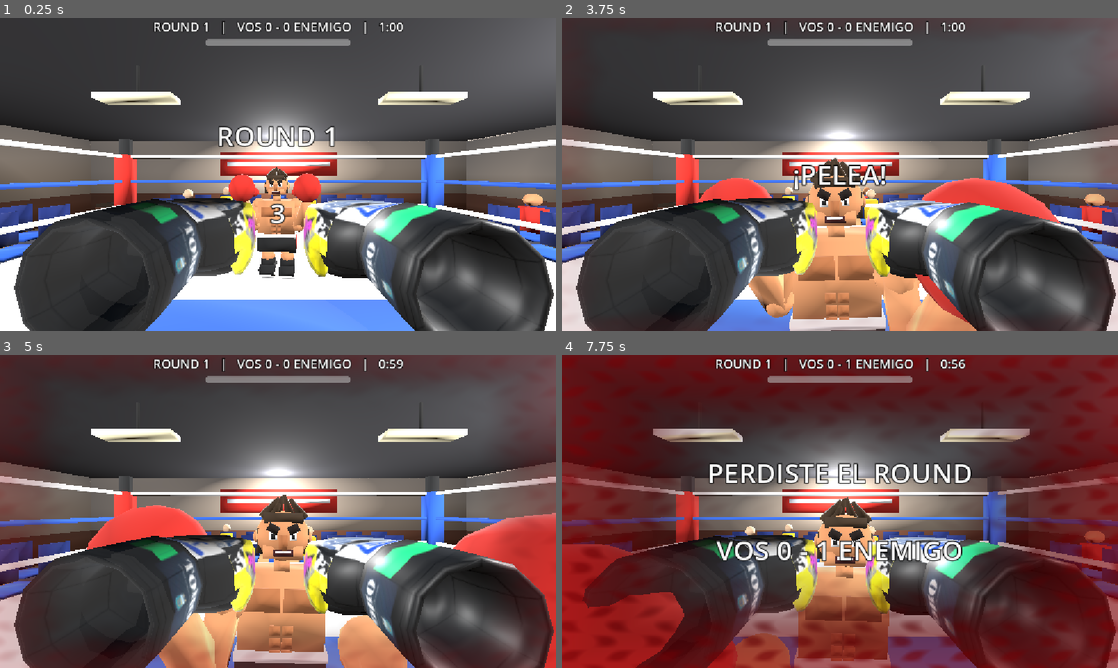
Above: before the commit, frames 1-4 (two rows, left to right).
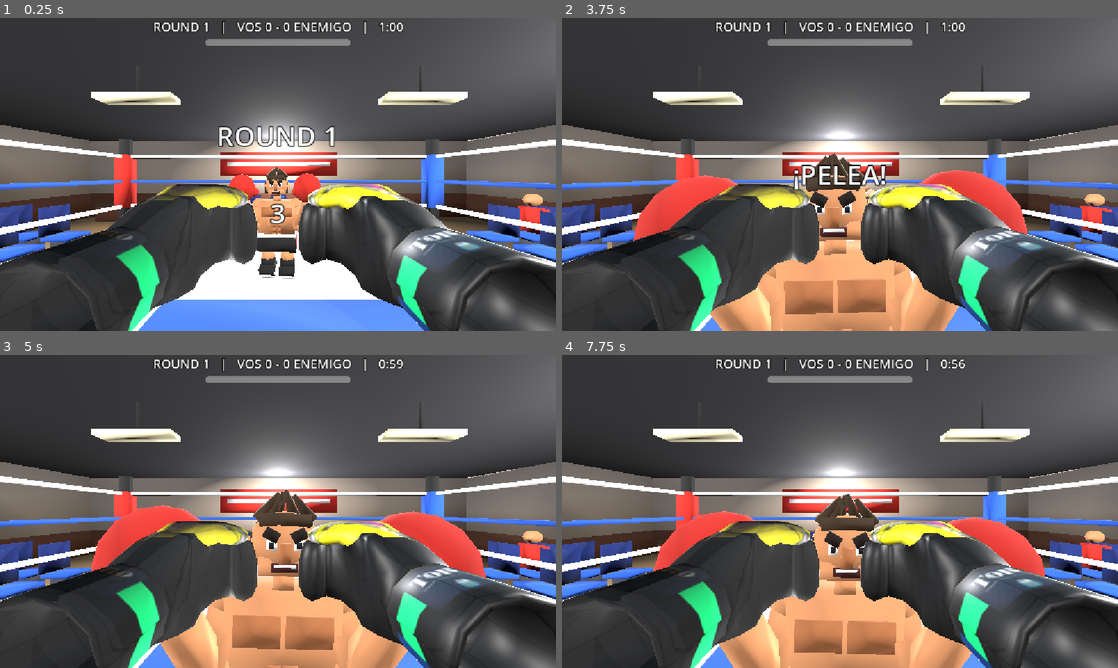
Above: after the commit, the same moments.

Repository: Rodimir909/JUEGO-VR
Game: Godot game, scene res://escenario_2.tscn
Two runs of this game, one before a commit and one after it. Both use one fixed random seed, a clock stepped at 60 frames per second and the inputs below. The project has no main scene, so this scene is started directly.
Inputs (mouse positions are in pixels of both pictures, inside the frame that each line leads up to):
- Up to frame 1 (0.25 s): no input
- Up to frame 2 (3.75 s): tap Enter at 0.5 s; move the mouse to (962, 158) at 0.52 s; hold D (move_right) 0.53-1.28 s; hold E (block) 0.53-1.28 s; click (962, 158) at 0.67 s; move the mouse to (728, 190) at 1.27 s; hold S (move_back) 1.28-2.03 s; tap E (block) at 1.35, 3.05 s; move the mouse to (895, 105) at 2.02 s; hold D (move_right) 2.03-2.78 s; hold E (block) 2.03-2.78 s; click (895, 105) at 2.1 s; move the mouse to (812, 237) at 2.77 s; hold W (move_forward) 2.78-3.53 s; right-click (812, 237) at 2.85 s; click (812, 237) at 2.92 s; move the mouse to (1006, 221) at 3.52 s; hold A (move_left) from 3.53 s (still down); hold E (block) from 3.53 s (still down); tap R at 3.6 s
- Up to frame 3 (5 s): keep holding A (move_left); move the mouse to (111, 464) at 4.27 s; release E (block) at 4.28 s; tap E (block) at 4.35 s
- Up to frame 4 (7.75 s): move the mouse to (867, 511) at 5.02 s; release A (move_left) at 5.03 s; hold S (move_back) 5.03-5.78 s; hold E (block) 5.03-5.78 s; click (867, 511) at 5.17 s; move the mouse to (756, 433) at 5.77 s; hold D (move_right) 5.78-6.53 s; click (756, 433) at 5.85 s; tap E (block) at 6.05, 7.55 s; move the mouse to (962, 495) at 6.52 s; hold W (move_forward) 6.53-7.28 s; hold E (block) 6.53-7.28 s; right-click (962, 495) at 6.6 s; move the mouse to (728, 527) at 7.27 s; hold D (move_right) from 7.28 s (still down); tap R at 7.35 s; click (728, 527) at 7.42 s

The runs differ from the first frame. In frame 1, 18% of the frame differs, in the area x 0-100%, y 53-100%; in frame 2, 27%; in frame 3, 35%; in frame 4, 79%, in the area x 0-100%, y 0-100%.

Commit message:
ad

Diff:
--- a/player/player.gd
+++ b/player/player.gd
@@ -3,6 +3,7 @@
 # =====================================================================
 # Jugador en PRIMERA PERSONA controlado por webcam (MediaPipe via UDP)
 #   - Brazos   -> guantes + FUERZA de cada piña (velocidad del guante)
+#   - Manos    -> la ROTACION de tu mano rota el guante (podes inspeccionarlo de todos lados)
 #   - Cabeza   -> rotacion de camara + esquivar/agacharse
 #   - Guardia  -> manos en la cara = invulnerable a golpes
 #   - Pausa    -> mano arriba ~1 s = pausa; en el menu la mano mueve un cursor
@@ -27,7 +28,6 @@
 
 @export_group("Red")
 @export var udp_port := 4242
-@export var debug_tracking_angle := false
 
 @export_group("Camara - rotacion")
 # Se multiplica el giro real de tu cabeza: como miras la pantalla, giros poco.
@@ -70,6 +70,20 @@
 @export var glove_limit_min := Vector3(-0.9, -0.7, -1.3)
 @export var glove_limit_max := Vector3(0.9, 0.7, 0.2)
 
+@export_group("Guantes - rotacion")
+# Con la mano en guardia (dedos hacia la pantalla, pulgar arriba) el guante tiene rotacion (0,0,0).
+# El modelo ya debe apuntar hacia adelante (-Z) con la rotacion de su nodo hijo; aca solo se agrega la de tu mano.
+@export var rotate_gloves := true
+@export var rotate_around_model_center := true   # el guante gira sobre su centro (no sobre el origen del Area3D)
+@export var auto_center_models := true           # al iniciar, mueve cada modelo para que su CENTRO quede en glove_visual_center
+@export var glove_visual_center := Vector3(0.0, -0.04, 0.09)   # metros, relativo al Area3D (el origen es la punta del puño)
+@export var rotation_gain := 1.0               # 1 = igual que tu mano; 0.5 = mitad de giro
+@export var rotation_smoothing := 25.0         # mas alto = mas rapido y mas ruido
+@export var max_glove_angle := 150.0           # grados maximos respecto a la guardia
+@export var rotation_lost_timeout := 0.3       # seg sin ver la mano antes de volver a la guardia
+@export var left_rotation_offset := Vector3.ZERO    # grados, para corregir un modelo mal orientado
+@export var right_rotation_offset := Vector3.ZERO
+
 @export_group("Piñas - fuerza")
 # La fuerza sale de la VELOCIDAD del guante (m/s de juego), medida con los tiempos reales de Python.
 @export var punch_start_speed := 1.8    # por encima de esto arranca una piña (y es fuerza 0)
@@ -98,13 +112,21 @@
 @onready var left_glove: Area3D = $LeftGlove
 @onready var right_glove: Area3D = $RightGlove
 @onready var head: Node3D = $Head
-@onready var camera: Camera3D = $Head/Camera3D
+@onready var camera: Camera3D = $Head.find_child("Camera3D", true, false) as Camera3D
 
 var udp := PacketPeerUDP.new()
 
 var left_target := Vector3.ZERO
 var right_target := Vector3.ZERO
 var left_lost := 0.0
+var left_base := Vector3.ZERO     # posicion suavizada del guante (sin compensar el pivote)
+var right_base := Vector3.ZERO
+var left_pivot := Vector3.ZERO    # centro del modelo respecto al origen del Area3D
+var right_pivot := Vector3.ZERO
+var left_rot_target := Quaternion.IDENTITY
+var right_rot_target := Quaternion.IDENTITY
+var left_rot_lost := 0.0
+var right_rot_lost := 0.0
 var right_lost := 0.0
 
 var head_rest := Vector3.ZERO
@@ -114,7 +136,7 @@
 
 var packet_age := 0.0
 var health := 0.0
-
+var guarding := false
 
 var pause_pose := false
 var pause_hold := 0.0
@@ -158,6 +180,10 @@
 	left_target = left_rest
 	right_target = right_rest
 	left_glove.position = left_rest
+	left_base = left_rest
+	right_base = right_rest
+	left_pivot = _setup_glove_model(left_glove)
+	right_pivot = _setup_glove_model(right_glove)
 	right_glove.position = right_rest
 
 
@@ -172,6 +198,8 @@
 
 	packet_age += delta
 	left_lost += delta
+	left_rot_lost += delta
+	right_rot_lost += delta
 	right_lost += delta
 	head_lost += delta
 
@@ -187,6 +215,10 @@
 		left_target = left_rest
 	if right_lost > lost_timeout:
 		right_target = right_rest
+	if left_rot_lost > rotation_lost_timeout:
+		left_rot_target = Quaternion.IDENTITY
+	if right_rot_lost > rotation_lost_timeout:
+		right_rot_target = Quaternion.IDENTITY
 	if head_lost > 0.6:
 		head_target_pos = head_rest
 		head_target_rot = Vector3.ZERO
@@ -194,7 +226,6 @@
 	_tick_punches(delta)
 	_update_pause_gesture(delta)
 
-
 	# En pausa el cuerpo queda congelado; solo seguimos leyendo la webcam (para el cursor)
 	if get_tree().paused:
 		return
@@ -208,13 +239,8 @@
 		return
 	_check_hits("left", left_glove)
 	_check_hits("right", right_glove)
-	Global.player_position = global_position
-	$Head/RayCast3D.target_position=Global.enemy_position
-
-	var tangente := atan2($Head/RayCast3D.target_position.x, $Head/RayCast3D.target_position.z)
-	if debug_tracking_angle:
-		print(rad_to_deg(tangente))
-	rotation_degrees.y = rad_to_deg(tangente)-180
+
+
 # ---------------------------------------------------------------------
 # Lectura del paquete
 # ---------------------------------------------------------------------
@@ -255,6 +281,17 @@
 	else:
 		_reset_punch("right")
 
+	var orient: Variant = data.get("orient")
+	if typeof(orient) == TYPE_DICTIONARY:
+		var lq: Variant = _hand_rotation(orient.get("left"), left_rotation_offset)
+		if lq != null:
+			left_rot_target = lq
+			left_rot_lost = 0.0
+		var rq: Variant = _hand_rotation(orient.get("right"), right_rotation_offset)
+		if rq != null:
+			right_rot_target = rq
+			right_rot_lost = 0.0
+
 	_read_head(data.get("head"))
 
 	_set_guard(bool(data.get("guard", false)))
@@ -295,6 +332,46 @@
 	offset = offset.clamp(glove_limit_min, glove_limit_max)
 
 	return anchor + offset
+
+
+# Python manda dos ejes de la mano en espacio de juego (x derecha, y arriba, z hacia tu cuerpo):
+#   f = hacia donde apuntan los dedos (muneca -> nudillo del medio)
+#   s = a lo ancho de los nudillos (indice -> menique)
+# En guardia f = -Z (hacia la pantalla) y s = -Y (menique abajo): ahi la rotacion es identidad.
+func _hand_rotation(o: Variant, offset_deg: Vector3) -> Variant:
+	if typeof(o) != TYPE_DICTIONARY or not o.has("f") or not o.has("s"):
+		return null
+	var fa: Array = o["f"]
+	var sa: Array = o["s"]
+	if fa.size() < 3 or sa.size() < 3:
+		return null
+
+	var f := Vector3(float(fa[0]), float(fa[1]), float(fa[2]))
+	var s := Vector3(float(sa[0]), float(sa[1]), float(sa[2]))
+	if f.length_squared() < 0.0001 or s.length_squared() < 0.0001:
+		return null
+	f = f.normalized()
+
+	# "arriba" del guante = lado del pulgar = opuesto a s, ortogonalizado contra f
+	var up := -s
+	up = up - f * up.dot(f)
+	if up.length_squared() < 0.01:    # dedos y nudillos casi paralelos: medicion invalida
+		return null
+	up = up.normalized()
+
+	var back := -f
+	var hand_basis := Basis(up.cross(back), up, back).orthonormalized()
+	var q := hand_basis.get_rotation_quaternion()
+
+	# ganancia y limite de angulo (respecto a la guardia)
+	q = Quaternion.IDENTITY.slerp(q, clampf(rotation_gain, 0.0, 1.0)) if rotation_gain < 1.0 else q
+	var max_a := deg_to_rad(max_glove_angle)
+	if q.get_angle() > max_a:
+		q = Quaternion.IDENTITY.slerp(q, max_a / q.get_angle())
+
+	if offset_deg != Vector3.ZERO:
+		q = q * Quaternion.from_euler(Vector3(deg_to_rad(offset_deg.x), deg_to_rad(offset_deg.y), deg_to_rad(offset_deg.z)))
+	return q
 
 
 func _read_head(h: Variant) -> void:
@@ -446,9 +523,9 @@
 # ---------------------------------------------------------------------
 
 func _set_guard(active: bool) -> void:
-	if active == Global.player_blocking:
-		return
-	Global.player_blocking = active
+	if active == guarding:
+		return
+	guarding = active
 	if guard_glow:
 		_set_glove_glow(left_glove, active)
 		_set_glove_glow(right_glove, active)
@@ -456,20 +533,25 @@
 
 
 func _set_glove_glow(glove: Node3D, on: bool) -> void:
-	var mi := glove.get_node_or_null("MeshInstance3D") as MeshInstance3D
-	if mi == null or not (mi.mesh is PrimitiveMesh):
-		return
-	var mat := (mi.mesh as PrimitiveMesh).material as StandardMaterial3D
-	if mat == null:
-		return
-	mat.emission_enabled = on
-	mat.emission = mat.albedo_color
-	mat.emission_energy_multiplier = 0.8
+	# Los guantes son modelos .glb (varios MeshInstance3D): un material "overlay" translucido y brillante
+	# encima de cada uno, sin tocar sus texturas.
+	for node in glove.find_children("*", "MeshInstance3D", true, false):
+		var mi := node as MeshInstance3D
+		if on:
+			var mat := StandardMaterial3D.new()
+			mat.transparency = BaseMaterial3D.TRANSPARENCY_ALPHA
+			mat.albedo_color = Color(1.0, 1.0, 1.0, 0.18)
+			mat.emission_enabled = true
+			mat.emission = Color(1.0, 0.85, 0.3)
+			mat.emission_energy_multiplier = 0.8
+			mi.material_overlay = mat
+		else:
+			mi.material_overlay = null
 
 
 # Los enemigos llaman a esto. Devuelve true si el golpe fue bloqueado por completo.
 func take_hit(damage: float, attacker: Node = null) -> bool:
-	if Global.player_blocking:
+	if guarding:
 		blocked.emit(damage, attacker)
 		damage *= guard_damage_multiplier
 		if damage <= 0.0:
@@ -517,10 +599,48 @@
 # Actualizacion (independiente de los FPS)
 # ---------------------------------------------------------------------
 
+# Caja (en espacio del Area3D) que ocupan todas las mallas del guante.
+func _model_bounds(glove: Node3D) -> Variant:
+	var inv := glove.global_transform.affine_inverse()
+	var box := AABB()
+	var found := false
+	for node in glove.find_children("*", "MeshInstance3D", true, false):
+		var mi := node as MeshInstance3D
+		var b: AABB = (inv * mi.global_transform) * mi.get_aabb()
+		box = b if not found else box.merge(b)
+		found = true
+	return box if found else null
+
+
+# Los .glb no traen el origen en el centro (el izquierdo ademas viene espejado y desplazado), asi que
+# se mide la malla real: se centra en glove_visual_center y ese centro es el pivote de la rotacion.
+func _setup_glove_model(glove: Node3D) -> Vector3:
+	var bounds: Variant = _model_bounds(glove)
+	if bounds == null:
+		return Vector3.ZERO
+	var center: Vector3 = (bounds as AABB).get_center()
+	if auto_center_models:
+		for child in glove.get_children():
+			if child is Node3D and not (child is CollisionShape3D):
+				(child as Node3D).position += glove_visual_center - center
+				center = glove_visual_center
+				break
+	return center if rotate_around_model_center else Vector3.ZERO
+
+
 func _update_gloves(delta: float) -> void:
 	var w := 1.0 - exp(-glove_smoothing * delta)
-	left_glove.position = left_glove.position.lerp(left_target, w)
-	right_glove.position = right_glove.position.lerp(right_target, w)
+	left_base = left_base.lerp(left_target, w)
+	right_base = right_base.lerp(right_target, w)
+
+	if rotate_gloves:
+		var wr := 1.0 - exp(-rotation_smoothing * delta)
+		left_glove.quaternion = left_glove.quaternion.slerp(left_rot_target, wr)
+		right_glove.quaternion = right_glove.quaternion.slerp(right_rot_target, wr)
+
+	# Compensa la rotacion para que el centro del guante no se mueva (sin esto orbita alrededor del origen)
+	left_glove.position = left_base + left_pivot - left_glove.quaternion * left_pivot
+	right_glove.position = right_base + right_pivot - right_glove.quaternion * right_pivot
 
 
 func _update_head(delta: float) -> void:
--- a/player/player.tscn
+++ b/player/player.tscn
@@ -59,7 +59,7 @@
 shape = SubResource("SphereShape3D_cjdqc")
 
 [node name="guantes_derecho" parent="RightGlove" unique_id=507597877 instance=ExtResource("2_yw30f")]
-transform = Transform3D(2.8660284e-16, 6.5567085e-09, -0.15, 0.15, -6.5567085e-09, 0, -6.5567085e-09, -0.15, -6.5567085e-09, 0.0107040405, -0.07795292, 0.15743795)
+transform = Transform3D(0.15, 0, 0, 0, 0, 0.15, 0, -0.15, 0, -0.00435, -0.05305, 0.1536)
 
 [node name="LeftGlove" type="Area3D" parent="." unique_id=1318816949 groups=["puño"]]
 transform = Transform3D(1, 0, 0, 0, 1, 0, 0, 0, 1, -0.25, 0.55, -0.4)
@@ -68,6 +68,6 @@
 shape = SubResource("SphereShape3D_oaqsx")
 
 [node name="guantes_izquierdo" parent="LeftGlove" unique_id=1774280866 instance=ExtResource("3_qjkh3")]
-transform = Transform3D(2.8660284e-16, 6.5567085e-09, -0.15, 0.15, -6.5567085e-09, 0, -6.5567085e-09, -0.15, -6.5567085e-09, 0.5932808, -0.071343005, 0.15511322)
+transform = Transform3D(-0.15, 0, 0, 0, 0, -0.15, 0, -0.15, 0, 0.00435, 0.539, 0.1536)
 
 [node name="PauseMenu" parent="." unique_id=350889864 instance=ExtResource("2_pause")]
Not shown, removed: guantes_derecho_Guante UVs v final.png.import
Not shown, removed: player/guante derecho.glb.import
Binary file removed: player/guante derecho_0.jpg
Not shown, removed: player/guante izquierdo.glb.import
Binary file removed: player/guante izquierdo_0.jpg
Not shown, removed: player/guante izquierdo_0.jpg.import
Renamed: guantes_derecho.glb -> player/guantes_derecho.glb
Not shown, changed: player/guantes_derecho.glb.import
Renamed: guantes_derecho_Guante UVs v final.png -> player/guantes_derecho_Guante UVs v final.png
Not shown, changed: player/guantes_derecho_Guante UVs v final.png.import
Renamed: guantes_izquierdo.glb -> player/guantes_izquierdo.glb
Not shown, changed: player/guantes_izquierdo.glb.import
(and 4 more such lines)
